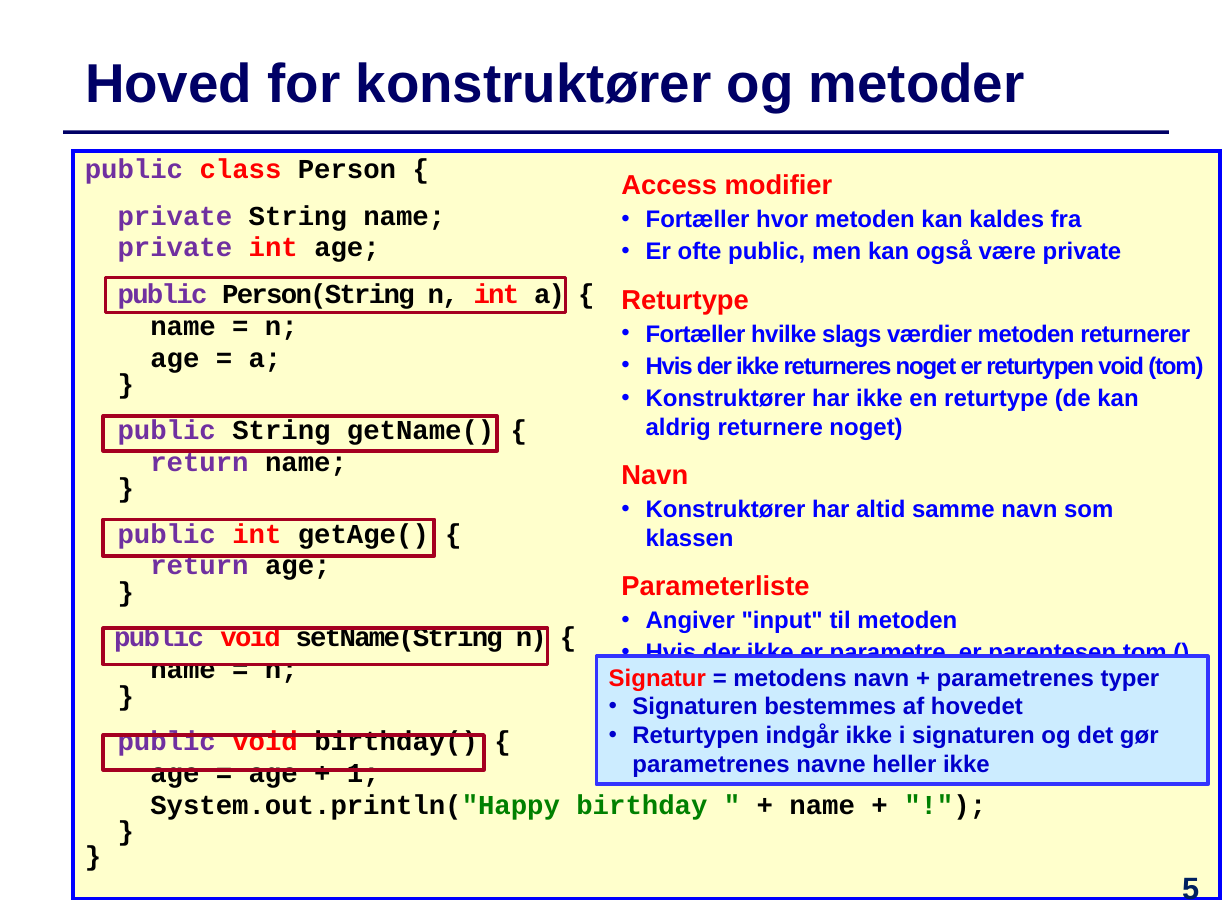
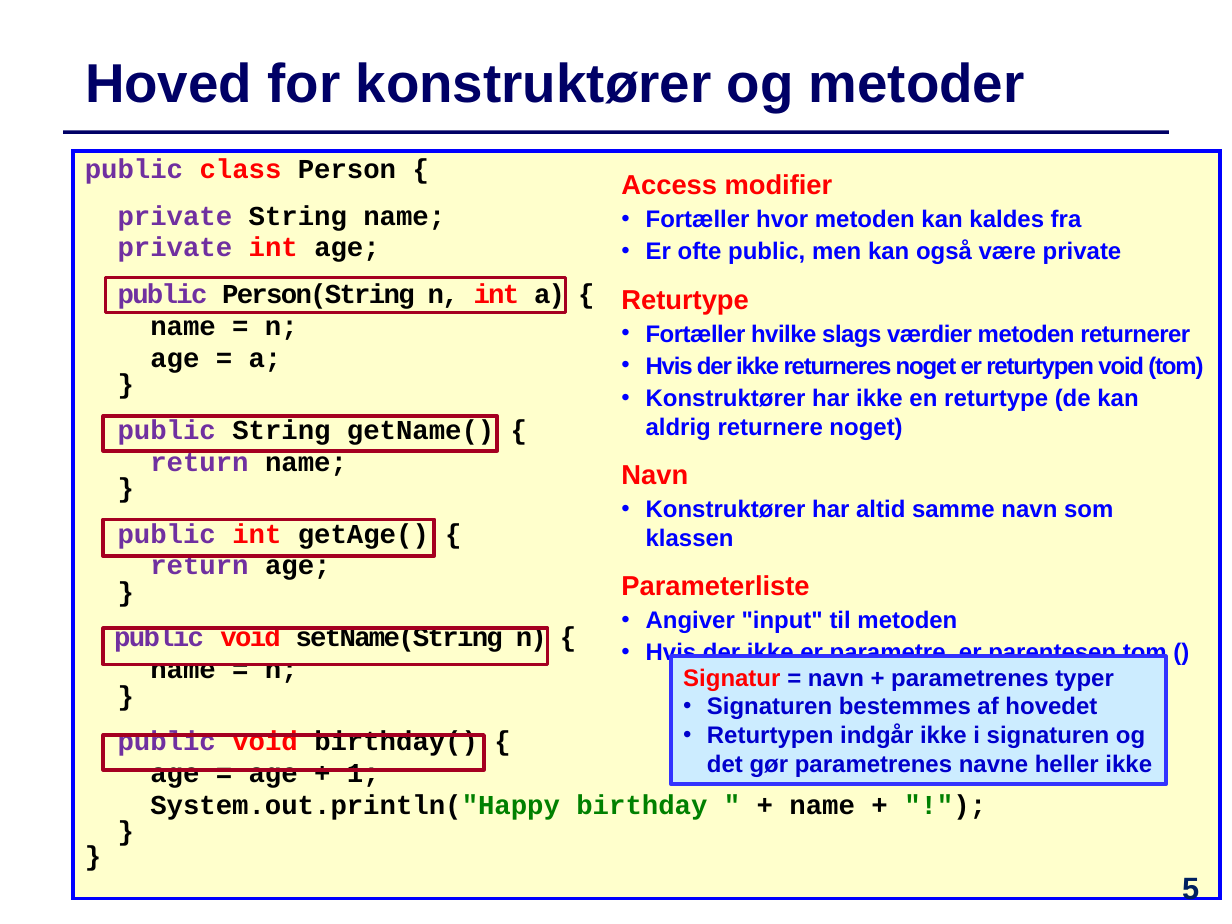
Before and after one commit to IntProgAU/Materiale, a slide deck: slide 5 of web/e23/uge_1b/Slides-Uge1-Torsdag.pptx. Drawn at 1232x924 pixels with LibreOffice and Linux fonts; fonts in the diff are those of the drawing. Boxes give left, top, right and bottom in pixels: in the first picture for what was removed or moved away, otherwise in the second. Text is boxed around its words. In the diff, an @@ line names an element or a change of style, - is before the commit and + after.

```diff
--- a/web/e23/uge_1b/Slides-Uge1-Torsdag.pptx
+++ b/web/e23/uge_1b/Slides-Uge1-Torsdag.pptx
@@ rectangle "Signatur = navn + parametrenes ..." resized from (x1=596, y1=657, x2=1207, y2=785) to (x1=671, y1=657, x2=1167, y2=785) @@
@@ text in rectangle at (x1=683, y1=668, x2=1114, y2=691): text changed @@
-Signatur = metodens navn + parametrenes typer
+Signatur = navn + parametrenes typer
```
Also in this commit, not shown: 2 other slides changed, 1 other file.
